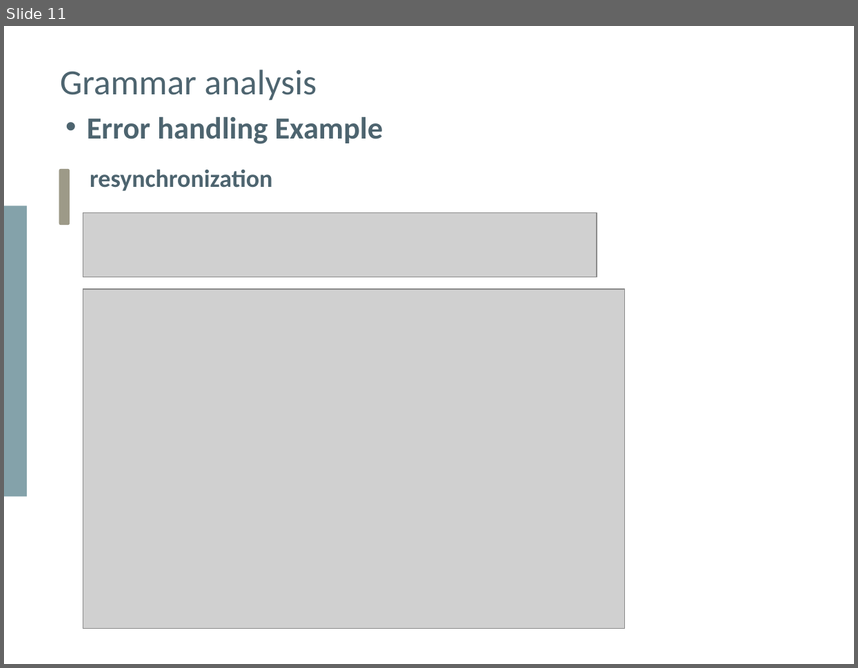
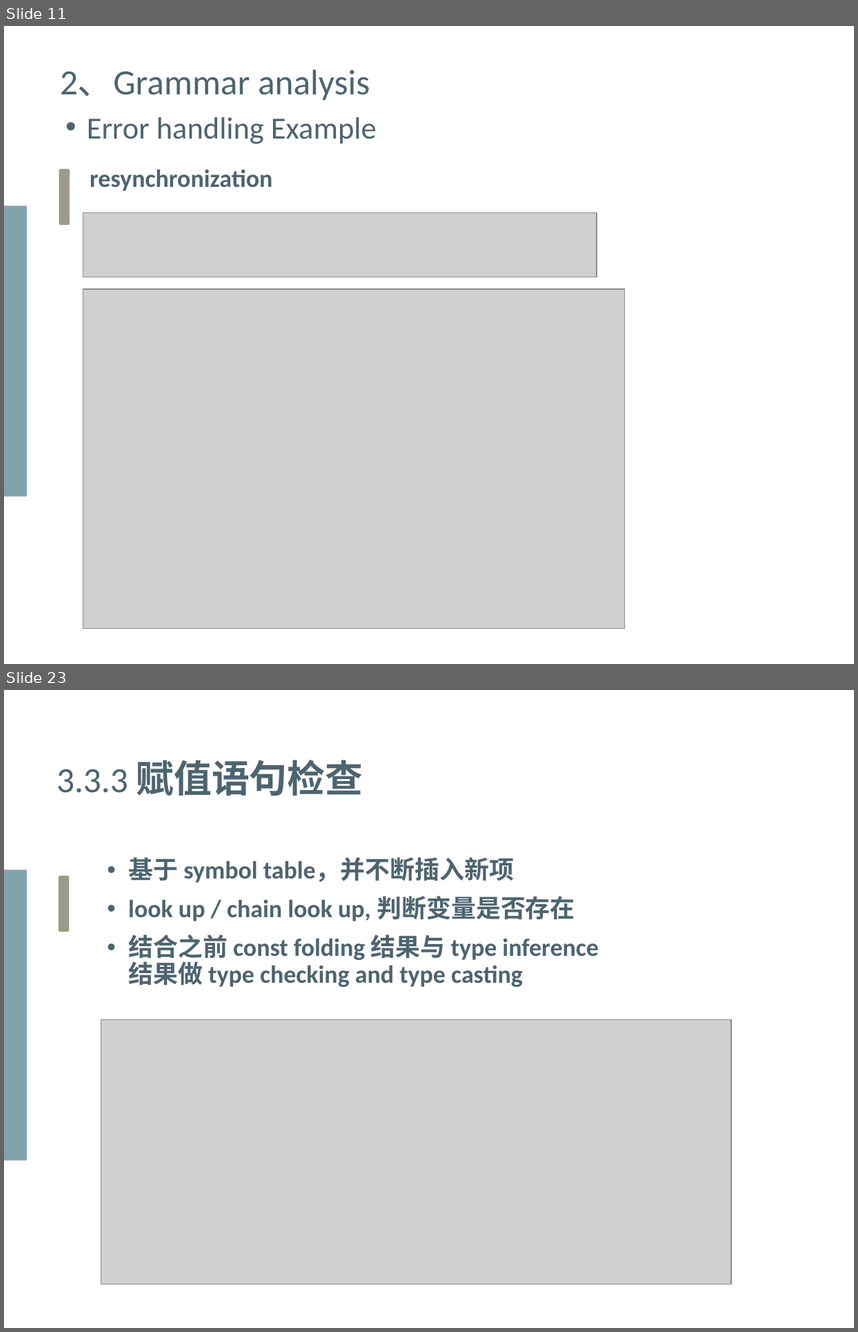
Before and after one commit to Yeeef/SOUP, a slide deck: report/Presentation.pptx. Shown one above the other, each under a label of ours: slide 11 before the commit, slides 11 and 23 after it; the slides between them are not shown. The pictures are 858x668 and 858x1332 pixels, drawn with LibreOffice and Linux fonts; fonts in the diff are those of the drawing; grey boxes stand for pictures. Boxes give left, top, right and bottom in pixels: in the first picture for what was removed or moved away, otherwise in the second. Text is boxed around its words. In the diff, an @@ line names an element or a change of style, - is before the commit and + after.

```diff
--- a/report/Presentation.pptx
+++ b/report/Presentation.pptx
@@ slide 23 added at <box>4,690,854,1328</box>, background #FFFFFF @@
@@ text added at <box>56,760,363,796</box>, 32 pt, text #4D646F, bold @@
+3.3.3 赋值语句检查
@@ rectangle added at <box>4,869,27,1160</box>, fill #84A2AA @@
@@ rounded rectangle added at <box>59,876,70,931</box>, fill #9D9A88 @@
@@ text added at <box>128,857,599,987</box>, 21 pt, text #4D646F, bold @@
+• 基于 symbol table，并不断插入新项
+• look up / chain look up, 判断变量是否存在
+• 结合之前 const folding 结果与 type inference 结果做 type checking and type casting
@@ picture added at <box>101,1020,732,1284</box> @@
@@ slide 11 changed as well @@
@@ text at <box>60,69,370,101</box>: text changed @@
-Grammar analysis
+2、Grammar analysis
@@ text "Error handling Example" at <box>87,117,377,144</box>: bold off @@
```
Also in this commit, not shown: 5 other slides changed, 23 other slides added, 1 slide removed, 1 other file.
